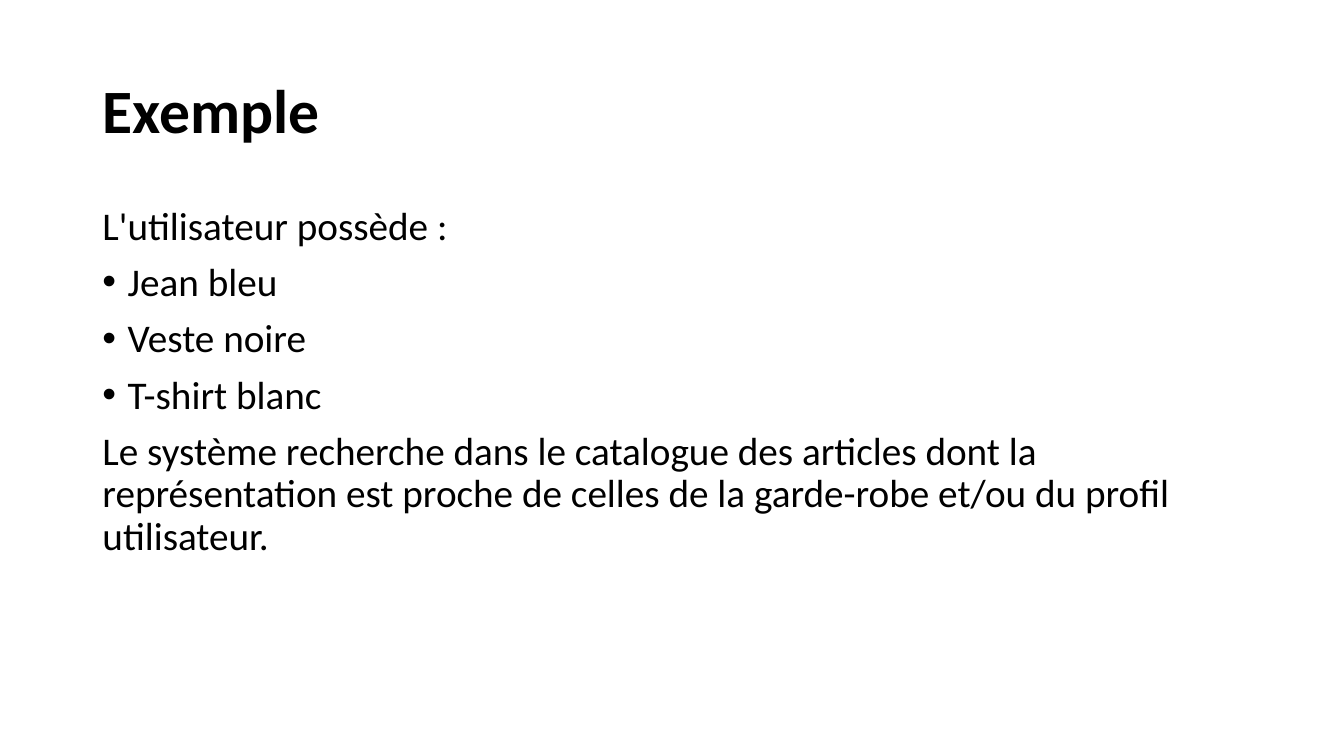
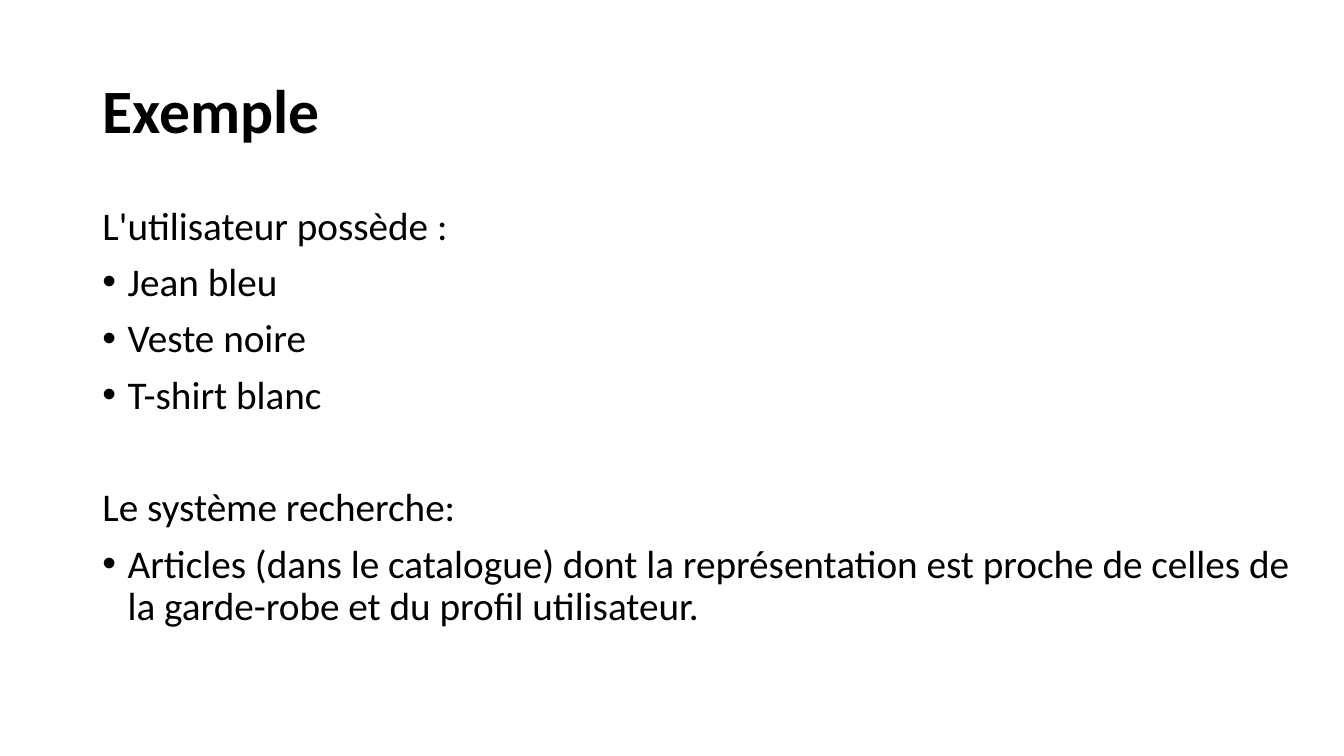
Before and after one commit to Ace4teaM/OCR-FashionInsta, a slide deck: slide 12 of POC.pptx (slide 10 before the commit). Drawn at 1344x756 pixels with LibreOffice and Linux fonts; fonts in the diff are those of the drawing. Boxes give left, top, right and bottom in pixels: in the first picture for what was removed or moved away, otherwise in the second. Text is boxed around its words. In the diff, an @@ line names an element or a change of style, - is before the commit and + after.

```diff
--- a/POC.pptx
+++ b/POC.pptx
@@ text at bbox=[102, 493, 1289, 627]: text changed @@
-Le système recherche dans le catalogue des articles dont la représentation est proche de celles de la garde-robe et/ou du profil utilisateur.
+Le système recherche:
+• Articles (dans le catalogue) dont la représentation est proche de celles de la garde-robe et du profil utilisateur.
```
Also in this commit, not shown: 11 other slides changed, 6 slides added, 6 slides removed.
